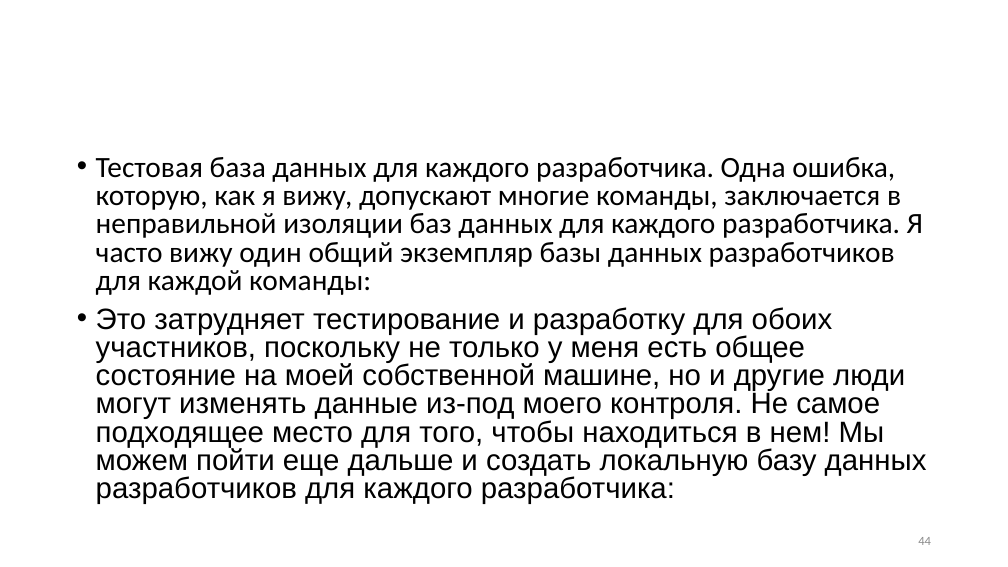
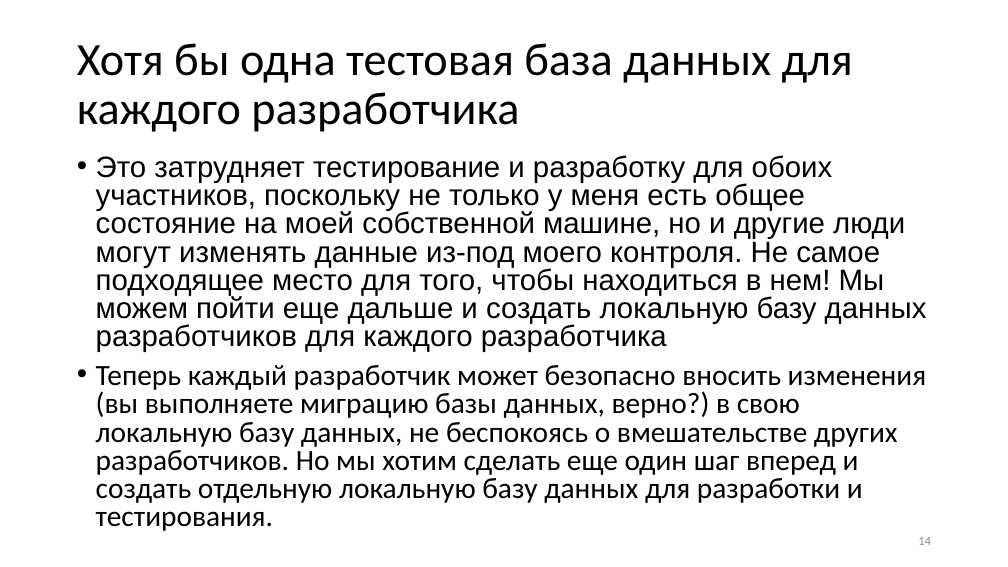
Before and after one commit to Sa1Gur/DbTest.Containers, a slide deck: slide 14 of DbaseTesting.pptx (slide 44 before the commit). Drawn at 1008x567 pixels with LibreOffice and Linux fonts; fonts in the diff are those of the drawing. Boxes give left, top, right and bottom in pixels: in the first picture for what was removed or moved away, otherwise in the second. Text is boxed around its words. In the diff, an @@ line names an element or a change of style, - is before the commit and + after.

```diff
--- a/DbaseTesting.pptx
+++ b/DbaseTesting.pptx
@@ title added at [77,43,853,132], 44 pt, text #000000 @@
+Хотя бы одна тестовая база данных для каждого разработчика
@@ text at [96,155,927,531]: text changed @@
-• Тестовая база данных для каждого разработчика. Одна ошибка, которую, как я вижу, допускают многие команды, заключается в неправильной изоляции баз данных для каждого разработчика. Я часто вижу один общий экземпляр базы данных разработчиков для каждой команды:
-• Это затрудняет тестирование и разработку для обоих участников, поскольку не только у меня есть общее состояние на моей собственной машине, но и другие люди могут изменять данные из-под моего контроля. Не самое подходящее место для того, чтобы находиться в нем! Мы можем пойти еще дальше и создать локальную базу данных разработчиков для каждого разработчика:
+• Это затрудняет тестирование и разработку для обоих участников, поскольку не только у меня есть общее состояние на моей собственной машине, но и другие люди могут изменять данные из-под моего контроля. Не самое подходящее место для того, чтобы находиться в нем! Мы можем пойти еще дальше и создать локальную базу данных разработчиков для каждого разработчика
+• Теперь каждый разработчик может безопасно вносить изменения (вы выполняете миграцию базы данных, верно?) в свою локальную базу данных, не беспокоясь о вмешательстве других разработчиков. Но мы хотим сделать еще один шаг вперед и создать отдельную локальную базу данных для разработки и тестирования.
@@ page number at [918,537,931,545]: text changed @@
-44
+14
```
Also in this commit, not shown: 22 other slides changed, 4 slides added, 3 slides removed.
